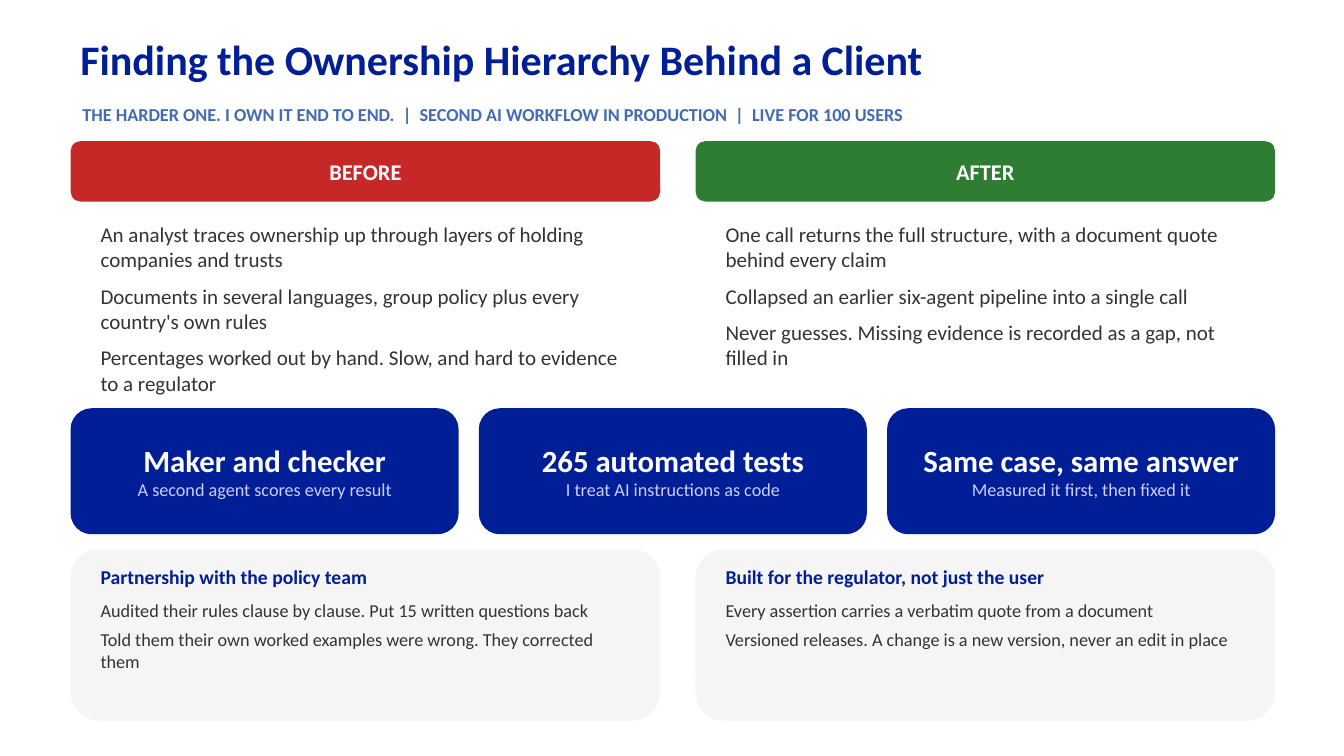
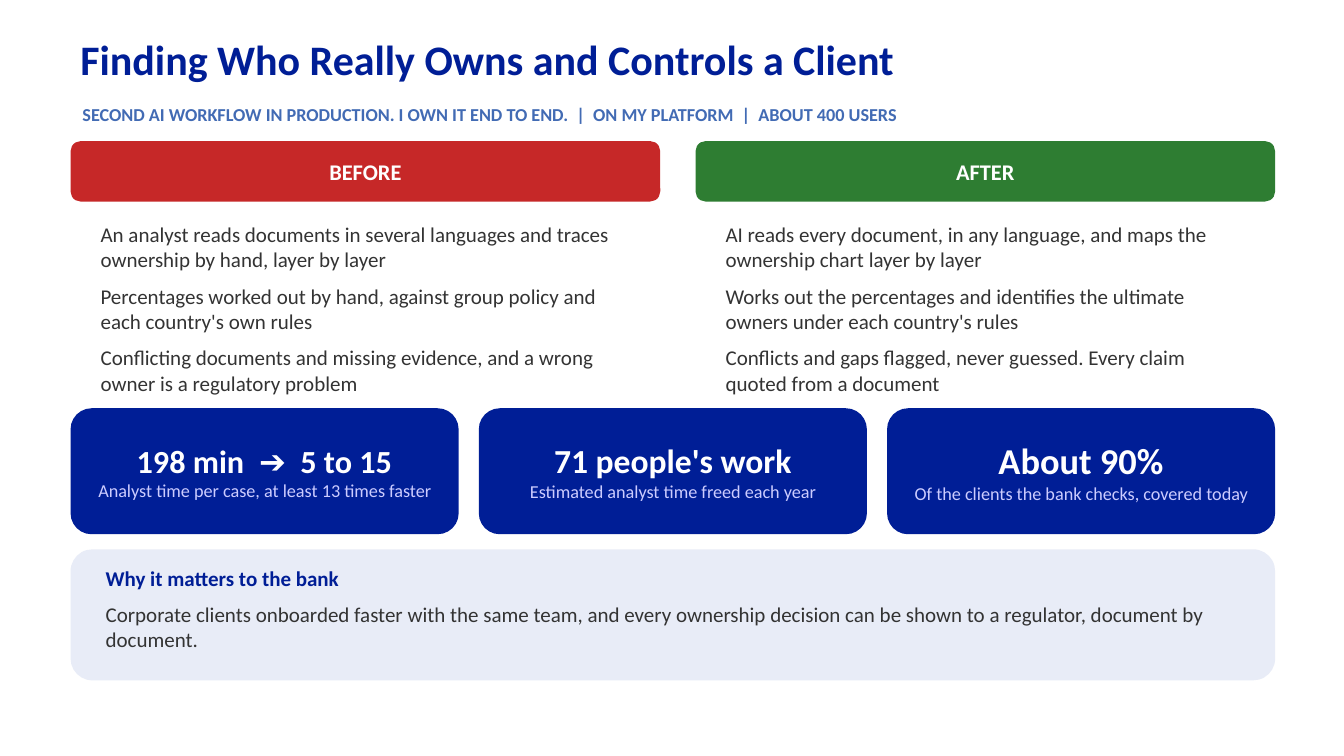
Before and after one commit to Eainde/promo, a slide deck: slide 5 of second_round/promotion_presentation_second_round.pptx. Drawn at 1344x756 pixels with LibreOffice and Linux fonts; fonts in the diff are those of the drawing. Boxes give left, top, right and bottom in pixels: in the first picture for what was removed or moved away, otherwise in the second. Text is boxed around its words. In the diff, an @@ line names an element or a change of style, - is before the commit and + after.

```diff
--- a/second_round/promotion_presentation_second_round.pptx
+++ b/second_round/promotion_presentation_second_round.pptx
@@ text at <box>80,45,894,82</box>: text changed @@
-Finding the Ownership Hierarchy Behind a Client
+Finding Who Really Owns and Controls a Client
@@ text at <box>82,109,897,121</box>: text changed @@
-THE HARDER ONE. I OWN IT END TO END. | SECOND AI WORKFLOW IN PRODUCTION | LIVE FOR 100 USERS
+SECOND AI WORKFLOW IN PRODUCTION. I OWN IT END TO END. | ON MY PLATFORM | ABOUT 400 USERS
@@ text at <box>101,227,608,395</box>: text changed @@
-An analyst traces ownership up through layers of holding companies and trusts
-Documents in several languages, group policy plus every country's own rules
-Percentages worked out by hand. Slow, and hard to evidence to a regulator
+An analyst reads documents in several languages and traces ownership by hand, layer by layer
+Percentages worked out by hand, against group policy and each country's own rules
+Conflicting documents and missing evidence, and a wrong owner is a regulatory problem
@@ text at <box>726,227,1206,395</box>: text changed @@
-One call returns the full structure, with a document quote behind every claim
-Collapsed an earlier six-agent pipeline into a single call
-Never guesses. Missing evidence is recorded as a gap, not filled in
+AI reads every document, in any language, and maps the ownership chart layer by layer
+Works out the percentages and identifies the ultimate owners under each country's rules
+Conflicts and gaps flagged, never guessed. Every claim quoted from a document
@@ text in rounded rectangle at <box>530,449,816,501</box>: text changed @@
-265 automated tests
-I treat AI instructions as code
+71 people's work
+Estimated analyst time freed each year
@@ text in rounded rectangle at <box>915,448,1248,503</box>: text changed @@
-Same case, same answer
-Measured it first, then fixed it
+About 90%
+Of the clients the bank checks, covered today
@@ text in rounded rectangle at <box>98,450,431,500</box>: text changed @@
-Maker and checker
-A second agent scores every result
+198 min ➔ 5 to 15
+Analyst time per case, at least 13 times faster
@@ rounded rectangle: place and size @@
-rounded rectangle at <box>71,549,660,721</box>
+rounded rectangle at <box>71,549,1275,681</box>
@@ rounded rectangle at <box>71,549,1275,681</box>: fill #F5F5F5 to #E8ECF7 @@
@@ rounded rectangle removed at <box>696,549,1275,721</box> @@
@@ text at <box>106,571,339,590</box>: text changed; size 14 to 15 pt @@
-Partnership with the policy team
+Why it matters to the bank
@@ text removed at <box>726,570,1044,588</box> @@
-Built for the regulator, not just the user
@@ text at <box>106,607,1202,647</box>: text changed; size 13 to 15 pt @@
-Audited their rules clause by clause. Put 15 written questions back
-Told them their own worked examples were wrong. They corrected them
+Corporate clients onboarded faster with the same team, and every ownership decision can be shown to a regulator, document by document.
@@ text removed at <box>726,604,1228,649</box> @@
-Every assertion carries a verbatim quote from a document
-Versioned releases. A change is a new version, never an edit in place
```
Also in this commit, not shown: 3 other slides changed, 13 other files.
